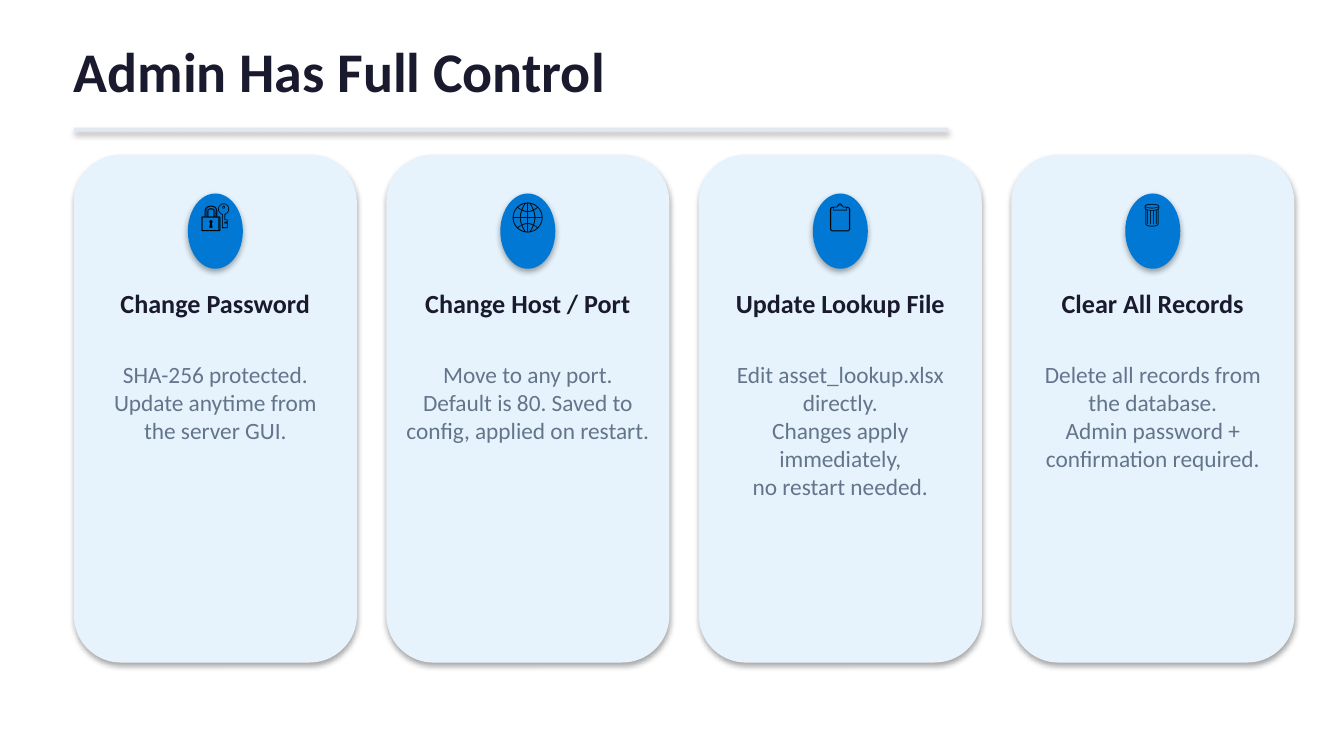
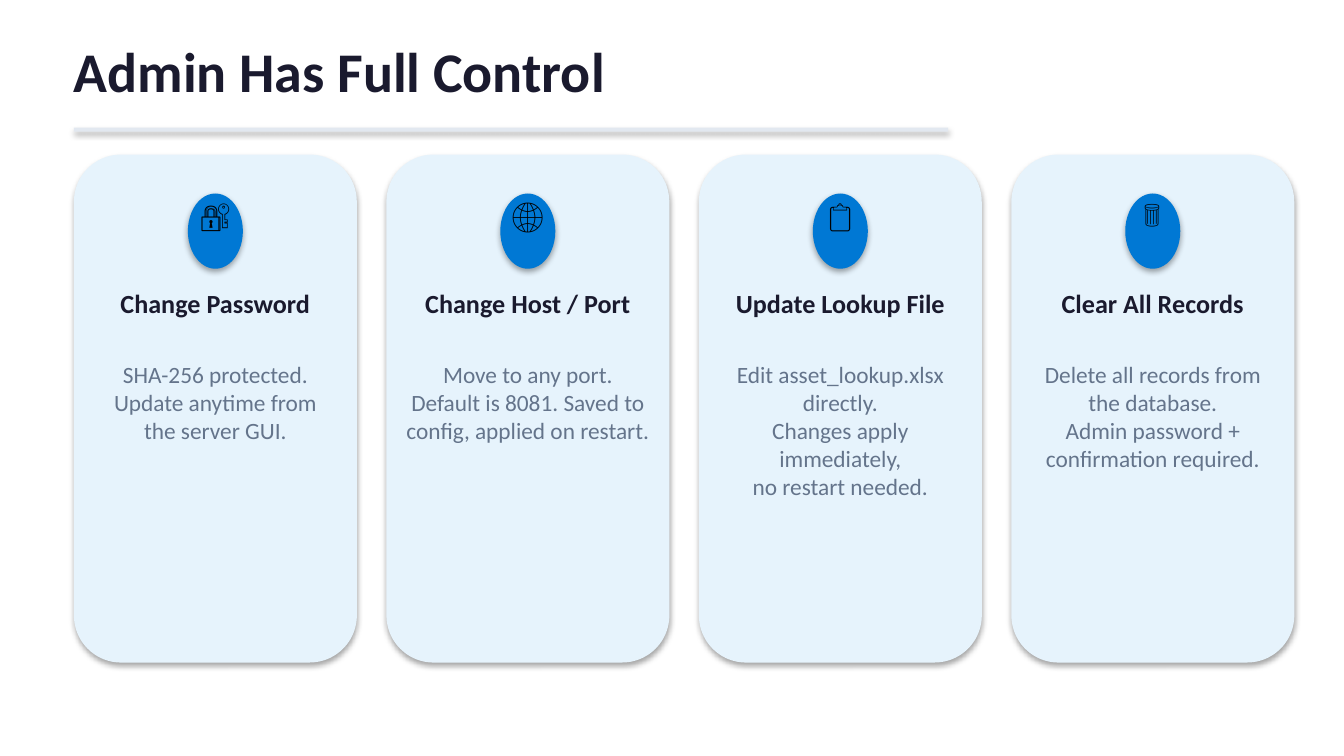
Before and after one commit to HaithamEldesouky/AssetManager, a slide deck: slide 8 of AssetManager_Presentation.pptx. Drawn at 1344x756 pixels with LibreOffice and Linux fonts; fonts in the diff are those of the drawing. Boxes give left, top, right and bottom in pixels: in the first picture for what was removed or moved away, otherwise in the second. Text is boxed around its words. In the diff, an @@ line names an element or a change of style, - is before the commit and + after.

```diff
--- a/AssetManager_Presentation.pptx
+++ b/AssetManager_Presentation.pptx
@@ text at bbox=[411, 395, 644, 411]: text changed @@
-Default is 80. Saved to
+Default is 8081. Saved to
```
Also in this commit, not shown: 3 other files.
